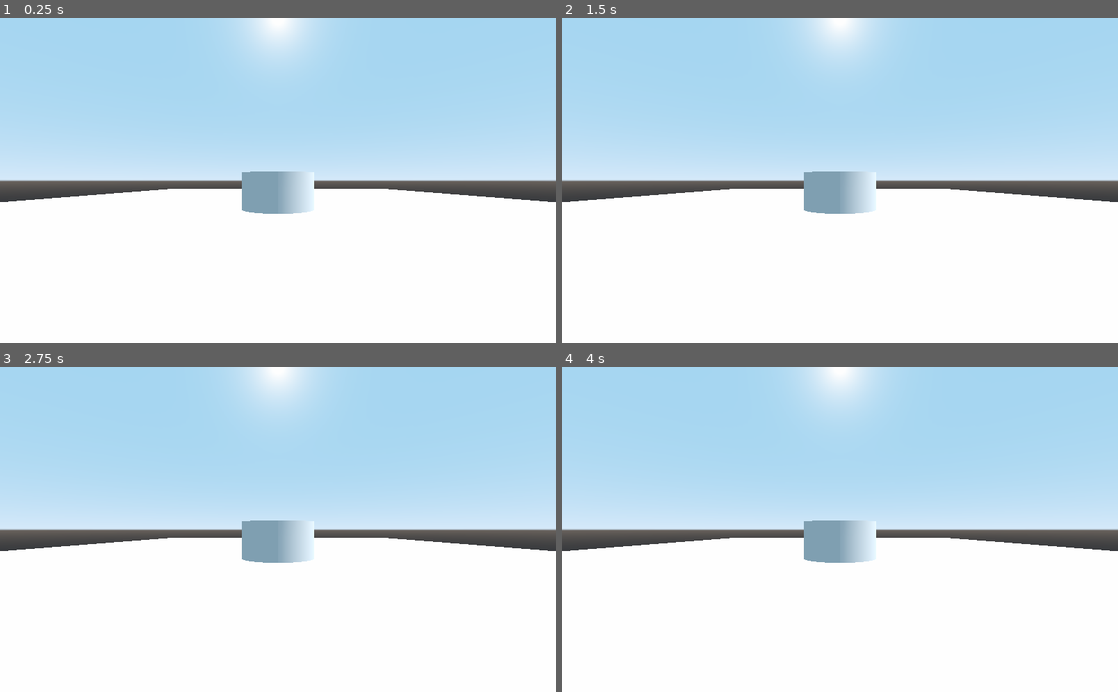
Above: before the commit, frames 1-4 (two rows, left to right).
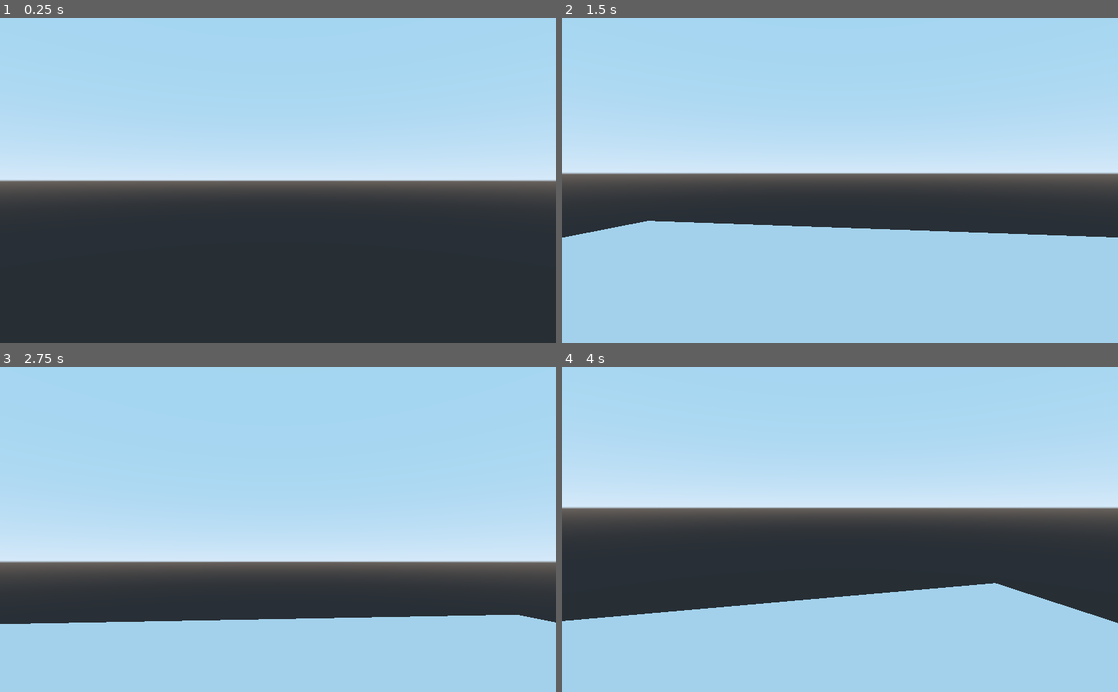
Above: after the commit, the same moments.

Repository: mswieboda/swarm
Game: Godot game, scene res://scenes/main.tscn
Same seed, same stepped clock (60 frames per second), same inputs: the game is played once before the commit and once after it.
Inputs (mouse positions are in pixels of both pictures, inside the frame that each line leads up to):
- Up to frame 1 (0.25 s): no input
- Up to frame 2 (1.5 s): move the mouse to (962, 164) at 0.52 s; hold Right (ui_right) 0.53-1.28 s; tap Space (ui_select) at 0.6, 0.77, 1.07, 1.35 s; move the mouse to (728, 196) at 1.27 s; hold Down (ui_down) from 1.28 s (still down)
- Up to frame 3 (2.75 s): tap Space (ui_select) at 1.52, 1.82, 2.1 s; move the mouse to (333, 458) at 2.02 s; release Down (ui_down) at 2.03 s; hold Right (ui_right) from 2.03 s (still down)
- Up to frame 4 (4 s): tap Enter at 2.75 s; move the mouse to (812, 594) at 2.77 s; release Right (ui_right) at 2.78 s; hold Up (ui_up) 2.78-3.53 s; tap Space (ui_select) at 2.85, 3.02, 3.32, 3.6, 3.77 s; move the mouse to (1006, 578) at 3.52 s; hold Left (ui_left) from 3.53 s (still down)

The runs differ from the first frame. In frame 1, 48% of the frame differs, in the area x 0-100%, y 0-100%; in frame 2, 51%; in frame 3, 52%; in frame 4, 58%.

Commit message:
adds initial player controller

Diff:
--- /dev/null
+++ b/objs/player/player.gd
@@ -0,0 +1,100 @@
+extends KinematicBody
+
+const GRAVITY = -32.8
+const MAX_SPEED = 10
+const JUMP_SPEED = 12
+const ACCEL = 4.5
+const DEACCEL = 16
+const MAX_SLOPE_ANGLE = 40
+const MOUSE_SENSITIVITY = 0.05
+const MAX_SPRINT_SPEED = 20
+const SPRINT_ACCEL = 18
+
+var vel = Vector3()
+var dir = Vector3()
+var is_sprinting = false
+var camera
+var rotation_helper
+
+func _ready():
+  camera = $rotation/camera
+  rotation_helper = $rotation
+
+  Input.set_mouse_mode(Input.MOUSE_MODE_HIDDEN)
+  Input.set_mouse_mode(Input.MOUSE_MODE_CAPTURED)
+
+func _physics_process(delta):
+  process_input(delta)
+  process_movement(delta)
+
+func process_input(delta):
+
+  # ----------------------------------
+  # Walking
+  dir = Vector3()
+  var cam_xform = camera.get_global_transform()
+
+  var input_movement_vector = Vector2()
+
+  if Input.is_key_pressed(KEY_W):
+    input_movement_vector.y += 1
+  if Input.is_key_pressed(KEY_S):
+    input_movement_vector.y -= 1
+  if Input.is_key_pressed(KEY_A):
+    input_movement_vector.x -= 1
+  if Input.is_key_pressed(KEY_D):
+    input_movement_vector.x += 1
+
+  input_movement_vector = input_movement_vector.normalized()
+
+  dir += -cam_xform.basis.z.normalized() * input_movement_vector.y
+  dir += cam_xform.basis.x.normalized() * input_movement_vector.x
+  # ----------------------------------
+
+  # ----------------------------------
+  # Jumping
+  if is_on_floor():
+    if Input.is_key_pressed(KEY_SPACE):
+      vel.y = JUMP_SPEED
+  # ----------------------------------
+
+  # ----------------------------------
+  # Capturing/Freeing the cursor
+  if Input.is_action_just_pressed("ui_cancel"):
+    if Input.get_mouse_mode() == Input.MOUSE_MODE_VISIBLE:
+      Input.set_mouse_mode(Input.MOUSE_MODE_CAPTURED)
+    else:
+      Input.set_mouse_mode(Input.MOUSE_MODE_VISIBLE)
+  # ----------------------------------
+
+func process_movement(delta):
+  dir.y = 0
+  dir = dir.normalized()
+
+  vel.y += delta * GRAVITY
+
+  var hvel = vel
+  hvel.y = 0
+
+  var target = dir
+  target *= MAX_SPEED
+
+  var accel
+  if dir.dot(hvel) > 0:
+    accel = ACCEL
+  else:
+    accel = DEACCEL
+
+  hvel = hvel.linear_interpolate(target, accel * delta)
+  vel.x = hvel.x
+  vel.z = hvel.z
+  vel = move_and_slide(vel, Vector3(0, 1, 0), 0.05, 4, deg2rad(MAX_SLOPE_ANGLE))
+
+func _input(event):
+  if event is InputEventMouseMotion and Input.get_mouse_mode() == Input.MOUSE_MODE_CAPTURED:
+    rotation_helper.rotate_x(deg2rad(event.relative.y * MOUSE_SENSITIVITY))
+    self.rotate_y(deg2rad(event.relative.x * MOUSE_SENSITIVITY * -1))
+
+    var camera_rot = rotation_helper.rotation_degrees
+    camera_rot.x = clamp(camera_rot.x, -80, 80)
+    rotation_helper.rotation_degrees = camera_rot
--- /dev/null
+++ b/objs/player/player.tscn
@@ -0,0 +1,28 @@
+[gd_scene load_steps=3 format=2]
+
+[ext_resource path="res://objs/player/player.gd" type="Script" id=1]
+
+[sub_resource type="CapsuleShape" id=1]
+height = 2.0
+
+[node name="player" type="KinematicBody"]
+input_ray_pickable = false
+script = ExtResource( 1 )
+
+[node name="collision" type="CollisionShape" parent="."]
+transform = Transform( 1, 0, 0, 0, -1.62921e-07, 1, 0, -1, -1.62921e-07, 0, 0, 0 )
+shape = SubResource( 1 )
+
+[node name="rotation" type="Spatial" parent="."]
+transform = Transform( 1, 0, 0, 0, 1, 0, 0, 0, 1, 0, 1, 0 )
+
+[node name="camera" type="Camera" parent="rotation"]
+transform = Transform( -1, 0, -3.25841e-07, 0, 1, 0, 3.25841e-07, 0, -1, 0, 0, 0 )
+keep_aspect = 0
+doppler_tracking = 2
+current = true
+fov = 90.0
+
+[node name="feet" type="RayCast" parent="."]
+enabled = true
+cast_to = Vector3( 0, -2.2, 0 )
--- /dev/null
+++ b/player.gd
@@ -0,0 +1,100 @@
+extends KinematicBody
+
+const GRAVITY = -24.8
+var vel = Vector3()
+const MAX_SPEED = 20
+const JUMP_SPEED = 18
+const ACCEL = 4.5
+
+var dir = Vector3()
+
+const DEACCEL= 16
+const MAX_SLOPE_ANGLE = 40
+
+var camera
+var rotation_helper
+
+var MOUSE_SENSITIVITY = 0.05
+
+func _ready():
+  camera = $RotationHelper/PlayerEyes
+  rotation_helper = $RotationHelper
+
+  Input.set_mouse_mode(Input.MOUSE_MODE_CAPTURED)
+
+func _physics_process(delta):
+  process_input(delta)
+  process_movement(delta)
+
+func process_input(delta):
+
+  # ----------------------------------
+  # Walking
+  dir = Vector3()
+  var cam_xform = camera.get_global_transform()
+
+  var input_movement_vector = Vector2()
+
+  if Input.is_action_pressed("ui_up"):
+    input_movement_vector.y += 1
+  if Input.is_action_pressed("ui_down"):
+    input_movement_vector.y -= 1
+  if Input.is_action_pressed("ui_left"):
+    input_movement_vector.x -= 1
+  if Input.is_action_pressed("ui_right"):
+    input_movement_vector.x += 1
+
+  input_movement_vector = input_movement_vector.normalized()
+
+  # Basis vectors are already normalized.
+  dir += -cam_xform.basis.z * input_movement_vector.y
+  dir += cam_xform.basis.x * input_movement_vector.x
+  # ----------------------------------
+
+  # ----------------------------------
+  # Jumping
+  if is_on_floor():
+    if Input.is_action_just_pressed("ui_select"):
+      vel.y = JUMP_SPEED
+  # ----------------------------------
+
+  # ----------------------------------
+  # Capturing/Freeing the cursor
+  if Input.is_action_just_pressed("ui_cancel"):
+    if Input.get_mouse_mode() == Input.MOUSE_MODE_VISIBLE:
+      Input.set_mouse_mode(Input.MOUSE_MODE_CAPTURED)
+    else:
+      Input.set_mouse_mode(Input.MOUSE_MODE_VISIBLE)
+  # ----------------------------------
+
+func process_movement(delta):
+  dir.y = 0
+  dir = dir.normalized()
+
+  vel.y += delta * GRAVITY
+
+  var hvel = vel
+  hvel.y = 0
+
+  var target = dir
+  target *= MAX_SPEED
+
+  var accel
+  if dir.dot(hvel) > 0:
+    accel = ACCEL
+  else:
+    accel = DEACCEL
+
+  hvel = hvel.linear_interpolate(target, accel * delta)
+  vel.x = hvel.x
+  vel.z = hvel.z
+  vel = move_and_slide(vel, Vector3(0, 1, 0), 0.05, 4, deg2rad(MAX_SLOPE_ANGLE))
+
+func _input(event):
+  if event is InputEventMouseMotion and Input.get_mouse_mode() == Input.MOUSE_MODE_CAPTURED:
+    rotation_helper.rotate_x(deg2rad(event.relative.y * MOUSE_SENSITIVITY))
+    self.rotate_y(deg2rad(event.relative.x * MOUSE_SENSITIVITY * -1))
+
+    var camera_rot = rotation_helper.rotation_degrees
+    camera_rot.x = clamp(camera_rot.x, -70, 70)
+    rotation_helper.rotation_degrees = camera_rot
--- a/scenes/main.tscn
+++ b/scenes/main.tscn
@@ -1,22 +1,28 @@
-[gd_scene load_steps=4 format=2]
+[gd_scene load_steps=6 format=2]
 
 [ext_resource path="res://objs/base.tscn" type="PackedScene" id=1]
+[ext_resource path="res://objs/player/player.tscn" type="PackedScene" id=2]
 
-[sub_resource type="CylinderShape" id=1]
+[sub_resource type="BoxShape" id=1]
 
-[sub_resource type="CylinderMesh" id=2]
+[sub_resource type="CubeMesh" id=2]
+
+[sub_resource type="SpatialMaterial" id=3]
 
 [node name="Spatial" type="Spatial"]
 
-[node name="Camera" type="Camera" parent="."]
-transform = Transform( 1, 0, 0, 0, 1, 0, 0, 0, 1, 0, 0.785524, 6.45749 )
+[node name="base" parent="." instance=ExtResource( 1 )]
+visible = false
 
-[node name="KinematicBody" type="KinematicBody" parent="."]
+[node name="StaticBody" type="StaticBody" parent="."]
+transform = Transform( 15, 0, 0, 0, 0.25, 0, 0, 0, 15, 0, 0, 0 )
 
-[node name="CollisionShape" type="CollisionShape" parent="KinematicBody"]
+[node name="CollisionShape" type="CollisionShape" parent="StaticBody"]
 shape = SubResource( 1 )
 
-[node name="CSGMesh" type="CSGMesh" parent="KinematicBody"]
+[node name="CSGMesh" type="CSGMesh" parent="StaticBody"]
 mesh = SubResource( 2 )
+material = SubResource( 3 )
 
-[node name="base" parent="." instance=ExtResource( 1 )]
+[node name="player" parent="." instance=ExtResource( 2 )]
+transform = Transform( 1, 0, 0, 0, 1, 0, 0, 0, 1, 0, 10.8213, 0 )
